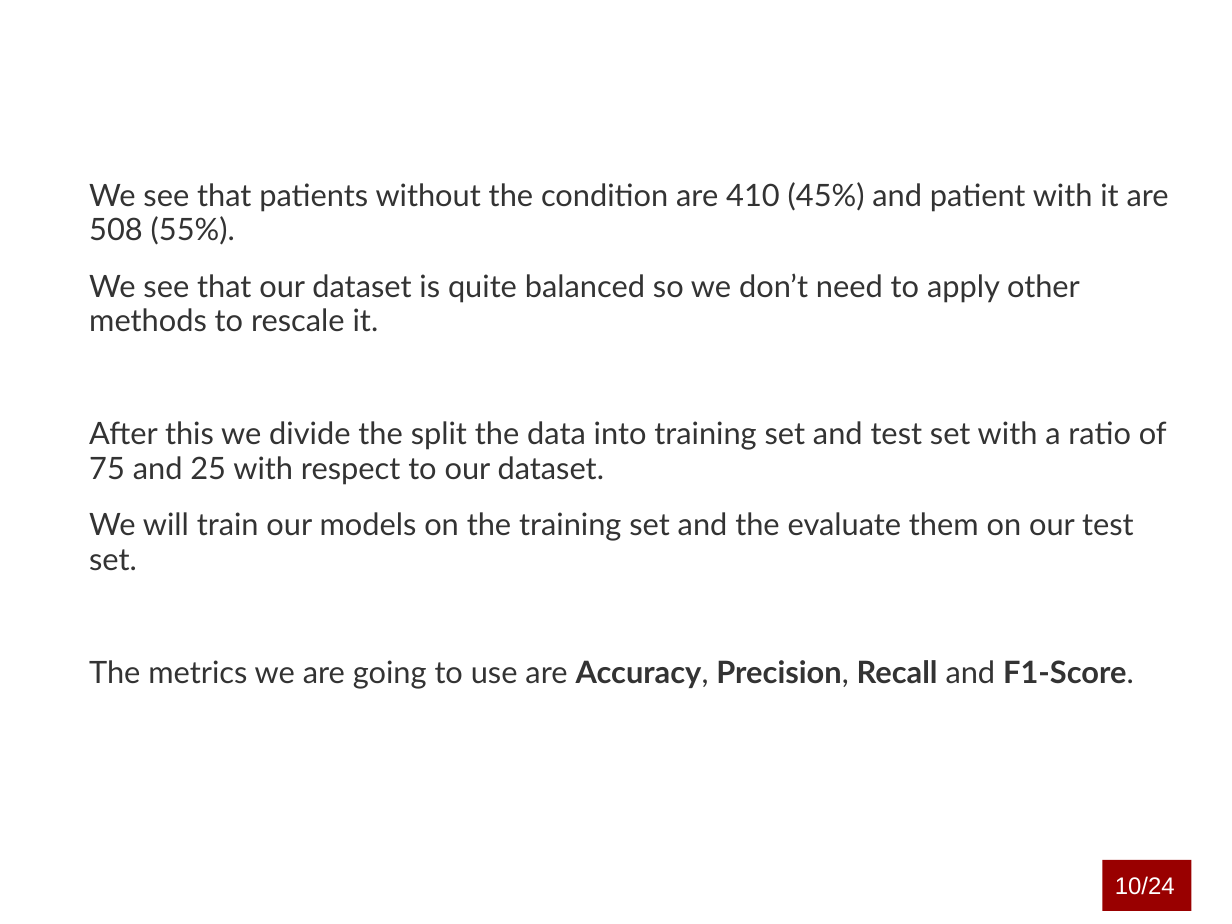
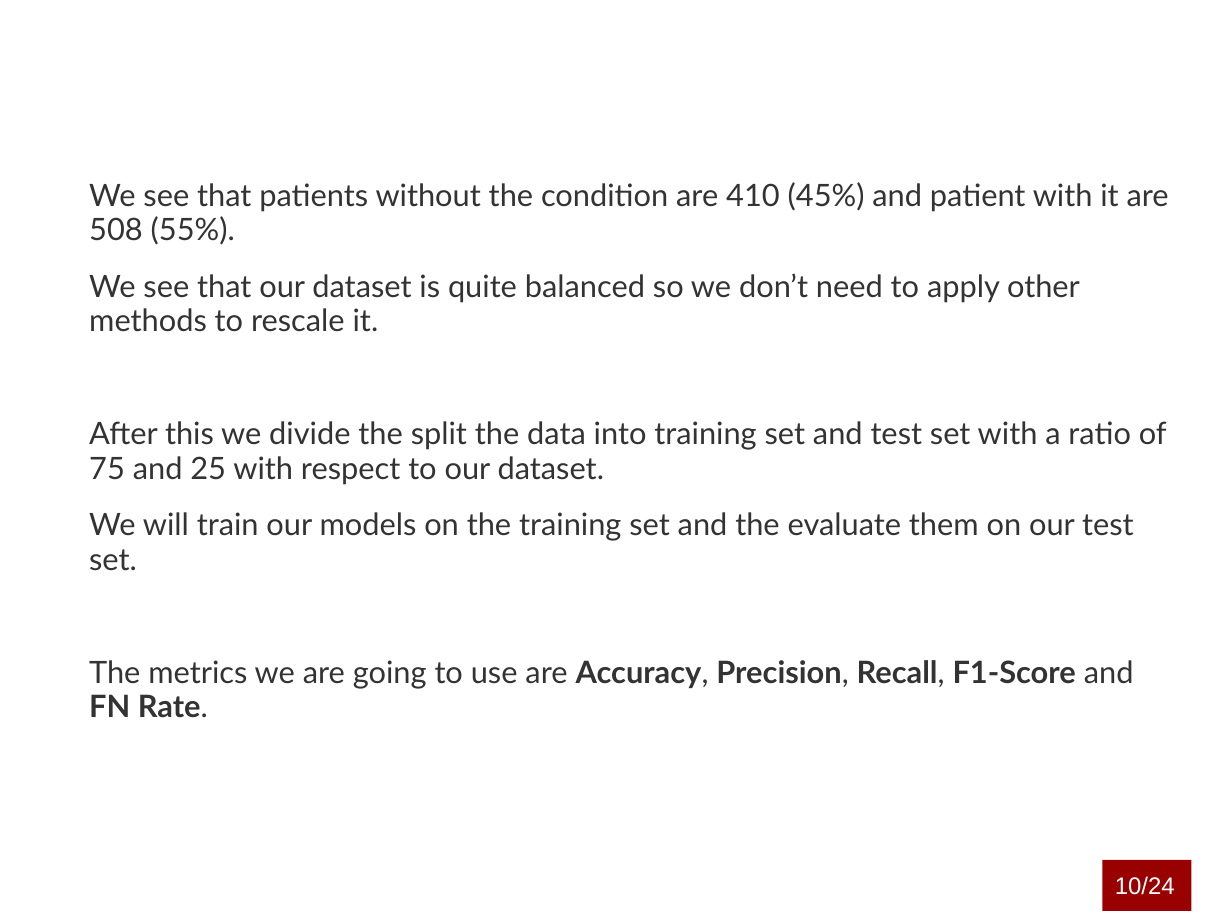
Before and after one commit to marcouderzo/CoronaryHeartDisease-Prediction, a slide deck: slide 11 of slides.pptx. Drawn at 1232x924 pixels with LibreOffice and Linux fonts; fonts in the diff are those of the drawing; background and template pictures are left out. Boxes give left, top, right and bottom in pixels: in the first picture for what was removed or moved away, otherwise in the second. Text is boxed around its words. In the diff, an @@ line names an element or a change of style, - is before the commit and + after.

Commit message:
fn rate

```diff
--- a/slides.pptx
+++ b/slides.pptx
@@ text at (x1=89, y1=660, x2=1134, y2=718): text changed; bold on @@
-The metrics we are going to use are Accuracy, Precision, Recall and F1-Score.
+The metrics we are going to use are Accuracy, Precision, Recall, F1-Score and FN Rate.
```
Also in this commit, not shown: 10 other slides changed, 5 other files.
